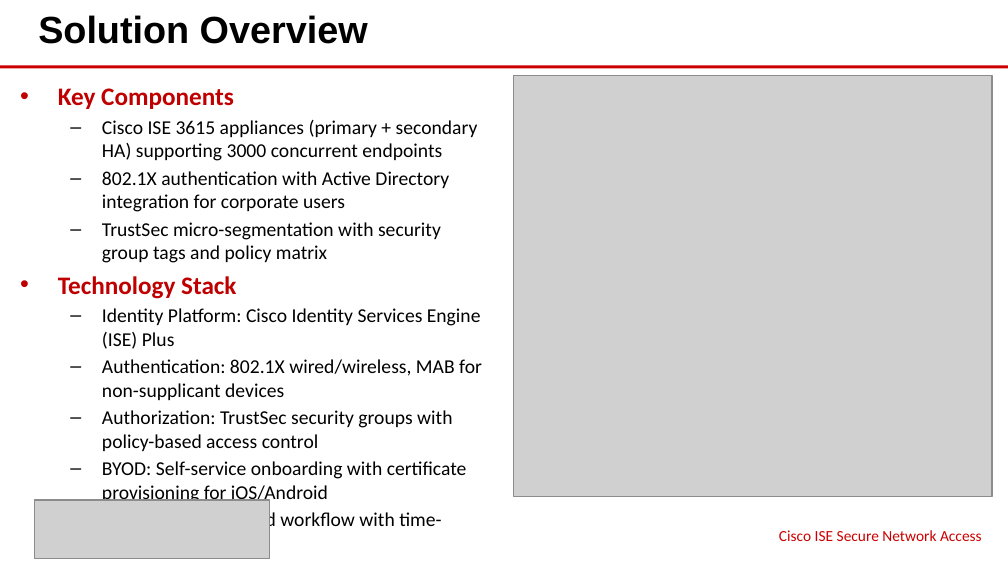
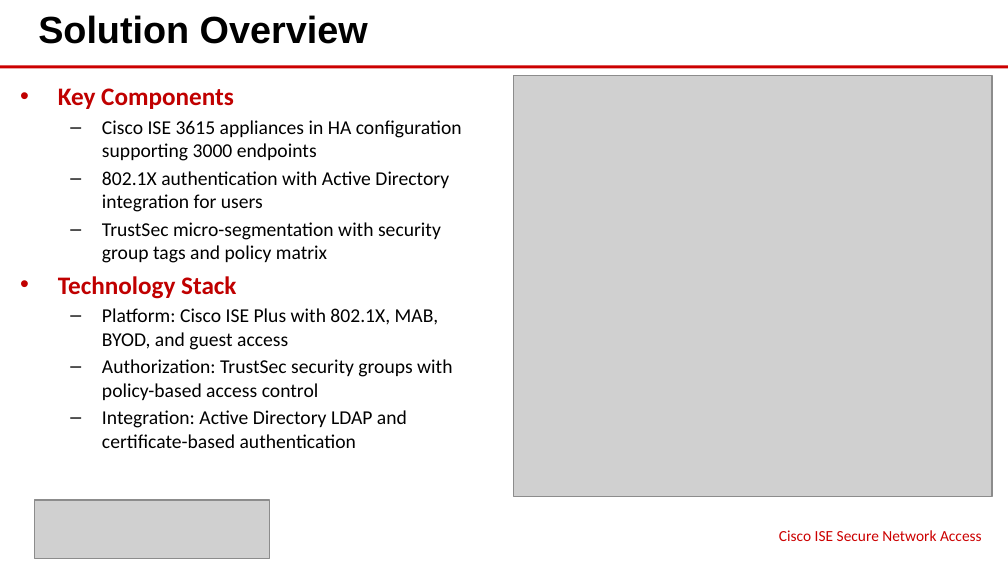
Before and after one commit to eoframework/solutions, a slide deck: slide 4 of solutions/cisco/cyber-security/secure-access/presales/solution-briefing.pptx. Drawn at 1008x567 pixels with LibreOffice and Linux fonts; fonts in the diff are those of the drawing; grey boxes stand for pictures. Boxes give left, top, right and bottom in pixels: in the first picture for what was removed or moved away, otherwise in the second. Text is boxed around its words. In the diff, an @@ line names an element or a change of style, - is before the commit and + after.

```diff
--- a/solutions/cisco/cyber-security/secure-access/presales/solution-briefing.pptx
+++ b/solutions/cisco/cyber-security/secure-access/presales/solution-briefing.pptx
@@ text at [102, 120, 462, 212]: text changed @@
-  – Cisco ISE 3615 appliances (primary + secondary HA) supporting 3000 concurrent endpoints
-  – 802.1X authentication with Active Directory integration for corporate users
+  – Cisco ISE 3615 appliances in HA configuration supporting 3000 endpoints
+  – 802.1X authentication with Active Directory integration for users
@@ text at [102, 308, 438, 350]: text changed @@
-  – Identity Platform: Cisco Identity Services Engine (ISE) Plus
-  – Authentication: 802.1X wired/wireless, MAB for non-supplicant devices
+  – Platform: Cisco ISE Plus with 802.1X, MAB, BYOD, and guest access
@@ text at [102, 410, 407, 448]: text changed @@
-  – BYOD: Self-service onboarding with certificate provisioning for iOS/Android
-  – Guest: Sponsor-based workflow with time-limited access
+  – Integration: Active Directory LDAP and certificate-based authentication
```
Also in this commit, not shown: 1 other slide changed, 29 other files.
